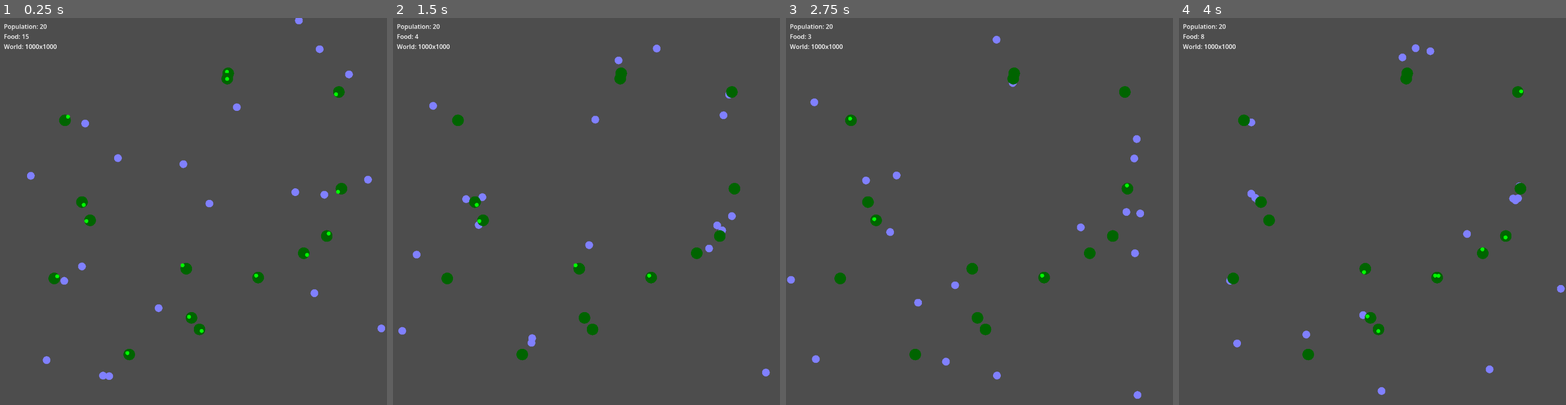
Above: before the commit, frames 1-4 (left to right).
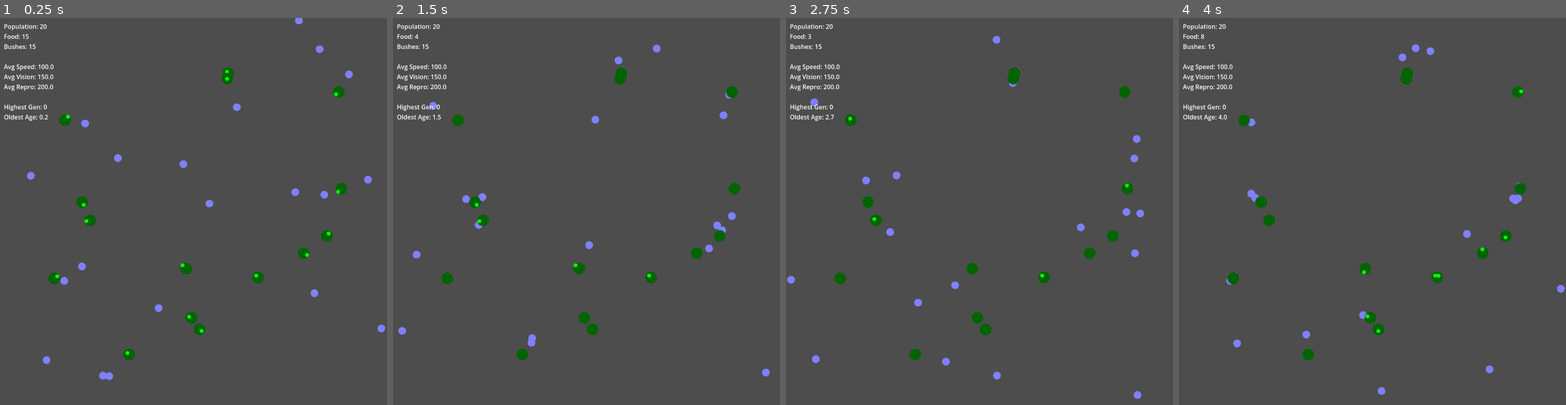
Above: after the commit, the same moments.

Repository: nareshkarthigeyan/EvolutionSimulator
Game: Godot game, scene res://scenes/world.tscn
Same seed, same stepped clock (60 frames per second), same inputs: the game is played once before the commit and once after it.
Inputs:
- Up to frame 1 (0.25 s): no input
- Up to frame 2 (1.5 s): no input
- Up to frame 3 (2.75 s): no input
- Up to frame 4 (4 s): no input

The runs differ from the first frame. In frame 1, 0.5% of the frame differs, in the area x 1-15%, y 6-27%; in frame 2, 0.5%; in frame 3, 0.5%; in frame 4, 0.5%.

Commit message:
feat: enhance world script with creature statistics and averages

Diff:
--- a/scripts/world.gd
+++ b/scripts/world.gd
@@ -35,10 +35,56 @@
 
 func _process(delta):
 
-	var population = get_tree().get_nodes_in_group("creature").size()
+	var creatures = get_tree().get_nodes_in_group("creature")
+
+	var population = creatures.size()
 	var food_count = get_tree().get_nodes_in_group("food").size()
+	var bush_count = get_tree().get_nodes_in_group("bush").size()
+
+	var avg_speed = 0.0
+	var avg_vision = 0.0
+	var avg_reproduction = 0.0
+
+	var max_generation = 0
+	var oldest_age = 0.0
+
+	for creature in creatures:
+
+		avg_speed += creature.speed
+		avg_vision += creature.vision_radius
+		avg_reproduction += creature.reproduction_threshold
+
+		max_generation = max(
+			max_generation,
+			creature.generation
+		)
+
+		oldest_age = max(
+			oldest_age,
+			creature.age
+		)
+
+	if population > 0:
+		avg_speed /= population
+		avg_vision /= population
+		avg_reproduction /= population
 
 	stats_label.text = (
-		"Population: %d\nFood: %d\nWorld: 1000x1000"
-		% [population, food_count]
-	)
+		"Population: %d\n" +
+		"Food: %d\n" +
+		"Bushes: %d\n\n" +
+		"Avg Speed: %.1f\n" +
+		"Avg Vision: %.1f\n" +
+		"Avg Repro: %.1f\n\n" +
+		"Highest Gen: %d\n" +
+		"Oldest Age: %.1f"
+	) % [
+		population,
+		food_count,
+		bush_count,
+		avg_speed,
+		avg_vision,
+		avg_reproduction,
+		max_generation,
+		oldest_age
+	]
